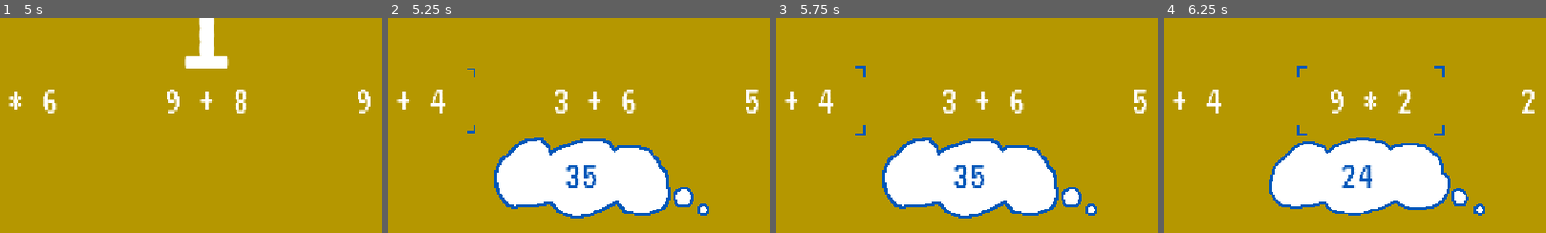
Above: before the commit, frames 1-4 (left to right).
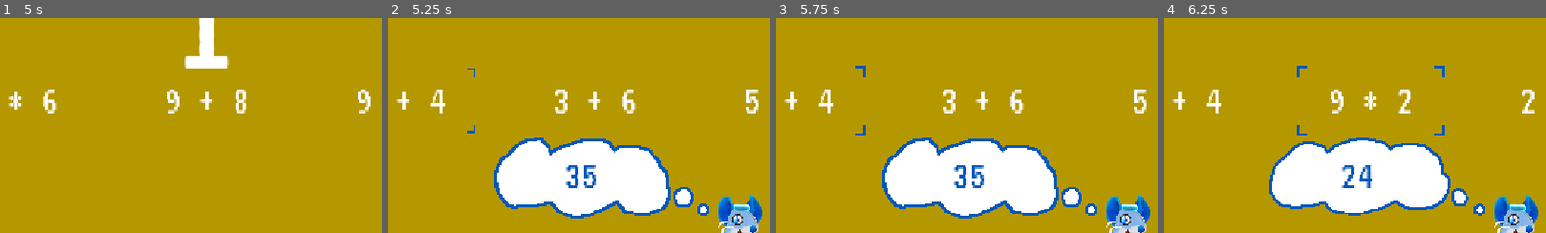
Above: after the commit, the same moments.

Repository: sdepouw/mathematics-and-cheese
Game: Godot game, scene res://Scenes/Root/root.tscn
Two runs of this game, one before a commit and one after it. Both use one fixed random seed, a clock stepped at 60 frames per second and the inputs below.
Inputs (mouse positions are % of the whole screen's width and height, from its top left):
- Up to frame 1 (5 s): tap Enter at 0.5 s; move the mouse to (72, 45) at 0.52 s; hold D (move_right) 0.53-1.28 s; tap Space (confirm) at 0.6, 1.25, 1.35, 2.75, 2.85, 3.5, 3.6, 4.35 s; click (72, 45) at 0.67 s; move the mouse to (30, 55) at 1.27 s; hold S (move_down) 1.28-2 s; click "Start Game" at 2 s; move the mouse to (25, 30) at 2.77 s; hold D (move_right) 2.78-3.53 s; click (25, 30) at 2.92 s; move the mouse to (50, 30) at 3.52 s; hold W (move_up) 3.53-4.28 s; click (50, 30) at 3.67 s; move the mouse to (75, 30) at 4.27 s; hold A (move_left) from 4.28 s (still down); click (75, 30) at 4.42 s
- Up to frame 2 (5.25 s): keep holding A (move_left); tap Space (confirm) at 5, 5.1 s; move the mouse to (25, 69) at 5.02 s; click (25, 69) at 5.17 s
- Up to frame 3 (5.75 s): keep holding A (move_left)
- Up to frame 4 (6.25 s): move the mouse to (50, 69) at 5.77 s; release A (move_left) at 5.78 s; hold S (move_down) from 5.78 s (still down); tap Space (confirm) at 5.85 s; click (50, 69) at 5.92 s
The pictures show only the part of the screen within x 23-73%, y 50-100%; the shares and areas given below are measured in that part.

Frame 1 is identical in both runs. In frame 2, 1.6% of the frame differs, in the area x 86-98%, y 82-100%; in frame 3, 1.6%; in frame 4, 1.6%.

Commit message:
Add Bluey to Game Scene

Diff:
--- a/Game/Scenes/Game/game.tscn
+++ b/Game/Scenes/Game/game.tscn
@@ -7,6 +7,7 @@
 [ext_resource type="AudioStream" uid="uid://7cc2l76edtum" path="res://Assets/Sounds/wrong.wav" id="5_ciybh"]
 [ext_resource type="PackedScene" uid="uid://csme42t8hpnid" path="res://Scenes/PauseScreen/pause_screen.tscn" id="6_flgk0"]
 [ext_resource type="AudioStream" uid="uid://c42nkfhvunfly" path="res://Assets/Sounds/correct.wav" id="6_vifcx"]
+[ext_resource type="Texture2D" uid="uid://dq1gwfal68ugg" path="res://bluey.png" id="8_xfil1"]
 
 [sub_resource type="AtlasTexture" id="AtlasTexture_xfil1"]
 atlas = ExtResource("4_vifcx")
@@ -55,18 +56,15 @@
 [node name="HUD" parent="." instance=ExtResource("2_i1e5p")]
 
 [node name="EquationBoard" parent="." instance=ExtResource("3_flgk0")]
-visible = false
 position = Vector2(288, 192)
 
 [node name="ThoughtBubbleSprite" type="AnimatedSprite2D" parent="." groups=["GamePieces"]]
-visible = false
 position = Vector2(596, 568)
 sprite_frames = SubResource("SpriteFrames_qtymf")
 animation = &"thinking"
 autoplay = "thinking"
 
 [node name="AnswerToHitLabel" type="Label" parent="ThoughtBubbleSprite" groups=["GamePieces"]]
-visible = false
 anchors_preset = 8
 anchor_left = 0.5
 anchor_top = 0.5
@@ -82,6 +80,11 @@
 text = "1"
 horizontal_alignment = 1
 vertical_alignment = 1
+
+[node name="BlueySprite" type="Sprite2D" parent="." groups=["GamePieces"]]
+position = Vector2(796, 626)
+scale = Vector2(0.273437, 0.273437)
+texture = ExtResource("8_xfil1")
 
 [node name="GameOverLabel" type="Label" parent="." groups=["GameOverPieces"]]
 visible = false
Not shown: 1 places in Game/Scenes/Game/game.tscn that only renumber resources
